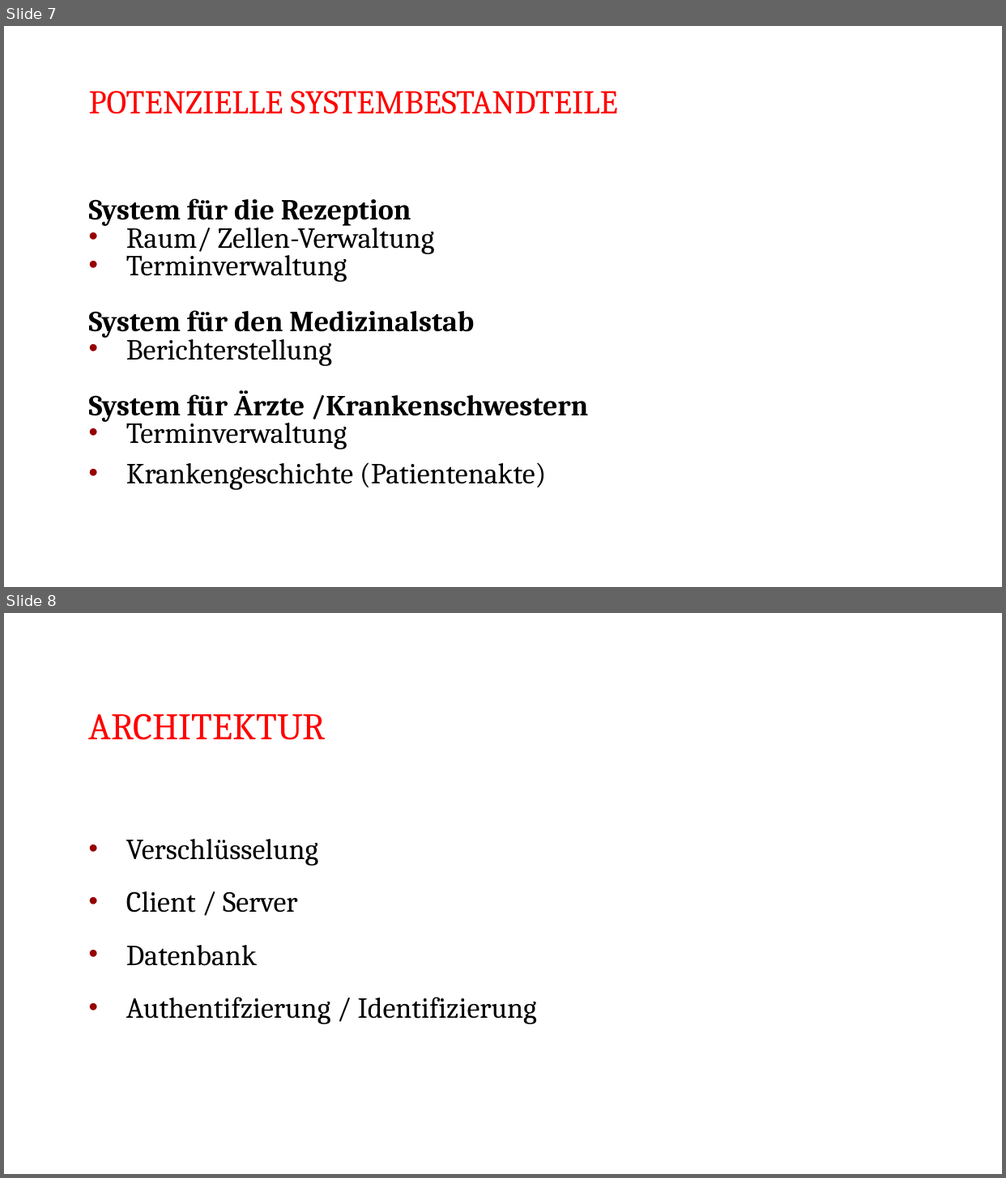
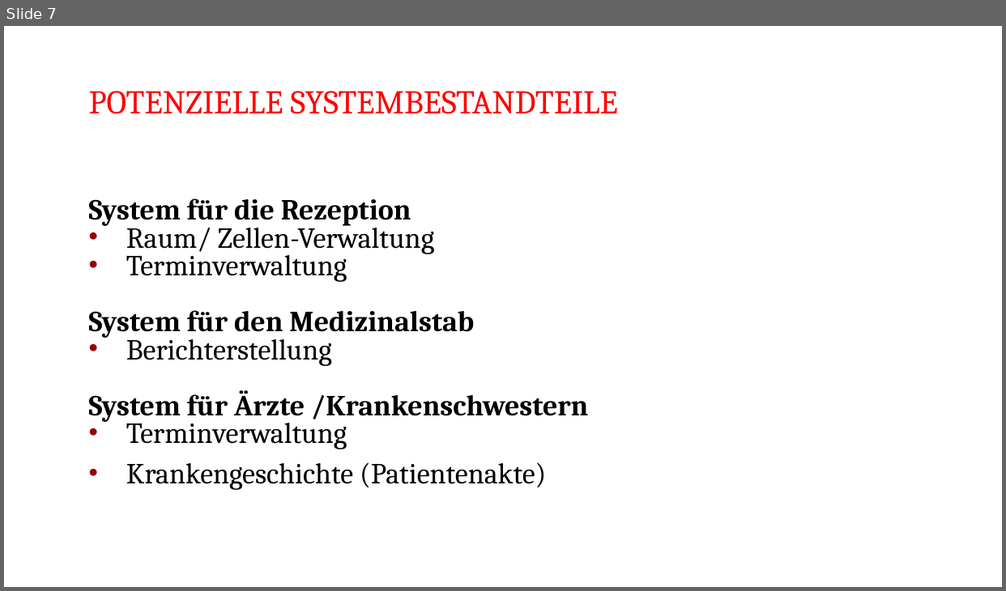
Before and after one commit to shylux/ch.bfh.bti7081.s2015.rot, a slide deck: doc/task01/Task 1.pptx. Shown one above the other, each under a label of ours: slides 7 and 8 before the commit, slide 7 after it. The pictures are 1006x1178 and 1006x591 pixels, drawn with LibreOffice and Linux fonts; fonts in the diff are those of the drawing. Boxes give left, top, right and bottom in pixels: in the first picture for what was removed or moved away, otherwise in the second. Text is boxed around its words. In the diff, an @@ line names an element or a change of style, - is before the commit and + after.

```diff
--- a/doc/task01/Task 1.pptx
+++ b/doc/task01/Task 1.pptx
@@ slide 8 removed at [4,613,1002,1174], background #FFFFFF @@
@@ title removed at [89,713,326,740] @@
-ARCHITEKTUR
@@ text removed at [126,839,537,1024] @@
-• Verschlüsselung
-• Client / Server
-• Datenbank
-• Authentifzierung / Identifizierung
```
Also in this commit, not shown: 2 slides changed.
